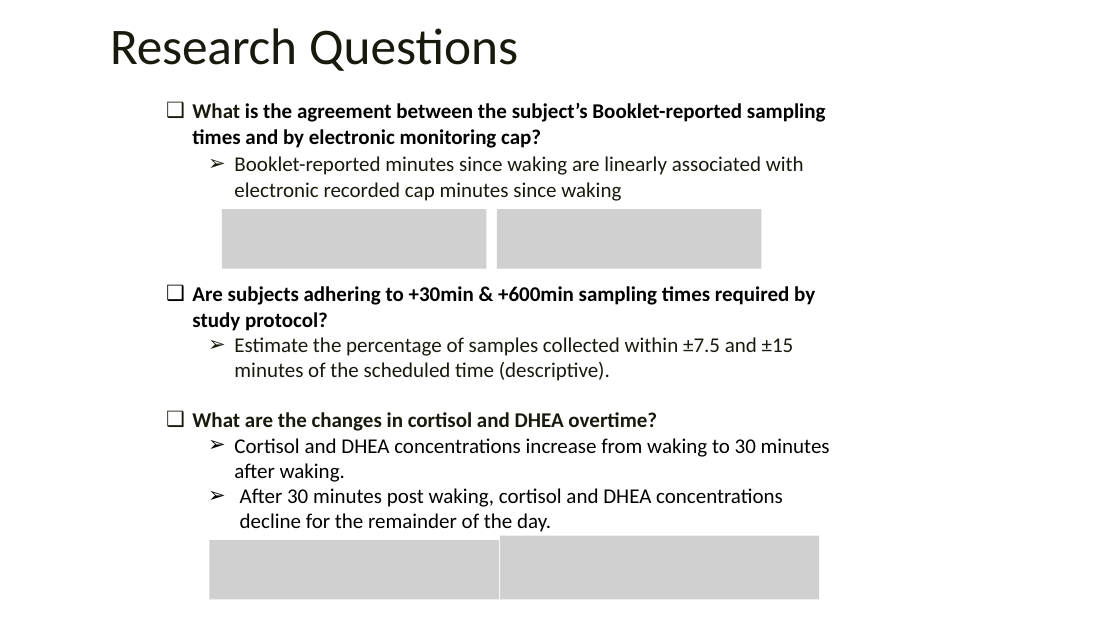
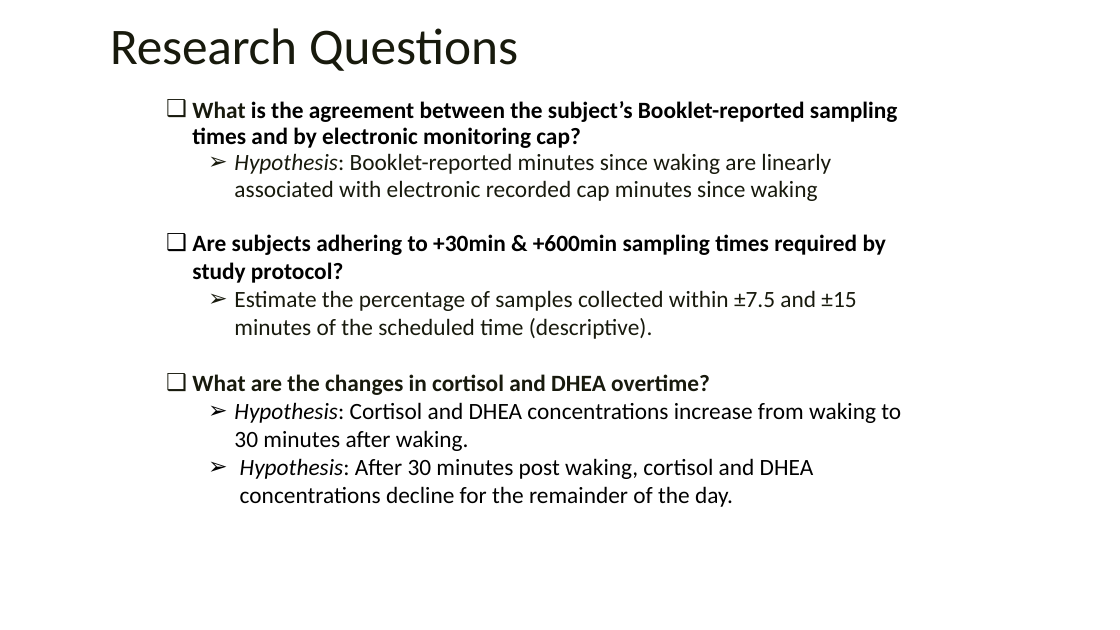
Before and after one commit to rysummers/BIOS6624-Class, a slide deck: slide 2 of Project0/Reports/Project0_Presentation.pptx. Drawn at 1120x630 pixels with LibreOffice and Linux fonts; fonts in the diff are those of the drawing; grey boxes stand for pictures; background and template pictures are left out. Boxes give left, top, right and bottom in pixels: in the first picture for what was removed or moved away, otherwise in the second. Text is boxed around its words. In the diff, an @@ line names an element or a change of style, - is before the commit and + after.

Commit message:
update report and presentation

```diff
--- a/Project0/Reports/Project0_Presentation.pptx
+++ b/Project0/Reports/Project0_Presentation.pptx
@@ text at (192, 101, 897, 395): size 18 to 20 pt in "What is the agreement between the subject’s ...", "Are subjects adhering to +30min & +600min ...", "Estimate the percentage of samples collected within ...", "What are the changes in cortisol and ..." @@
@@ text at (234, 153, 831, 201): text changed; size 18 to 20 pt @@
-  ➢ Booklet-reported minutes since waking are linearly associated with electronic recorded cap minutes since waking
+  ➢ Hypothesis: Booklet-reported minutes since waking are linearly associated with electronic recorded cap minutes since waking
@@ picture removed at (222, 209, 486, 269) @@
@@ picture removed at (497, 209, 761, 269) @@
@@ text at (234, 402, 901, 507): text changed; size 18 to 20 pt @@
-  ➢ Cortisol and DHEA concentrations increase from waking to 30 minutes after waking.
-  ➢ After 30 minutes post waking, cortisol and DHEA concentrations decline for the remainder of the day.
+  ➢ Hypothesis: Cortisol and DHEA concentrations increase from waking to 30 minutes after waking.
+  ➢ Hypothesis: After 30 minutes post waking, cortisol and DHEA concentrations decline for the remainder of the day.
@@ picture removed at (500, 536, 819, 600) @@
@@ picture removed at (209, 540, 499, 600) @@
```
Also in this commit, not shown: 6 other slides changed, 1 slide added, 5 other files.
